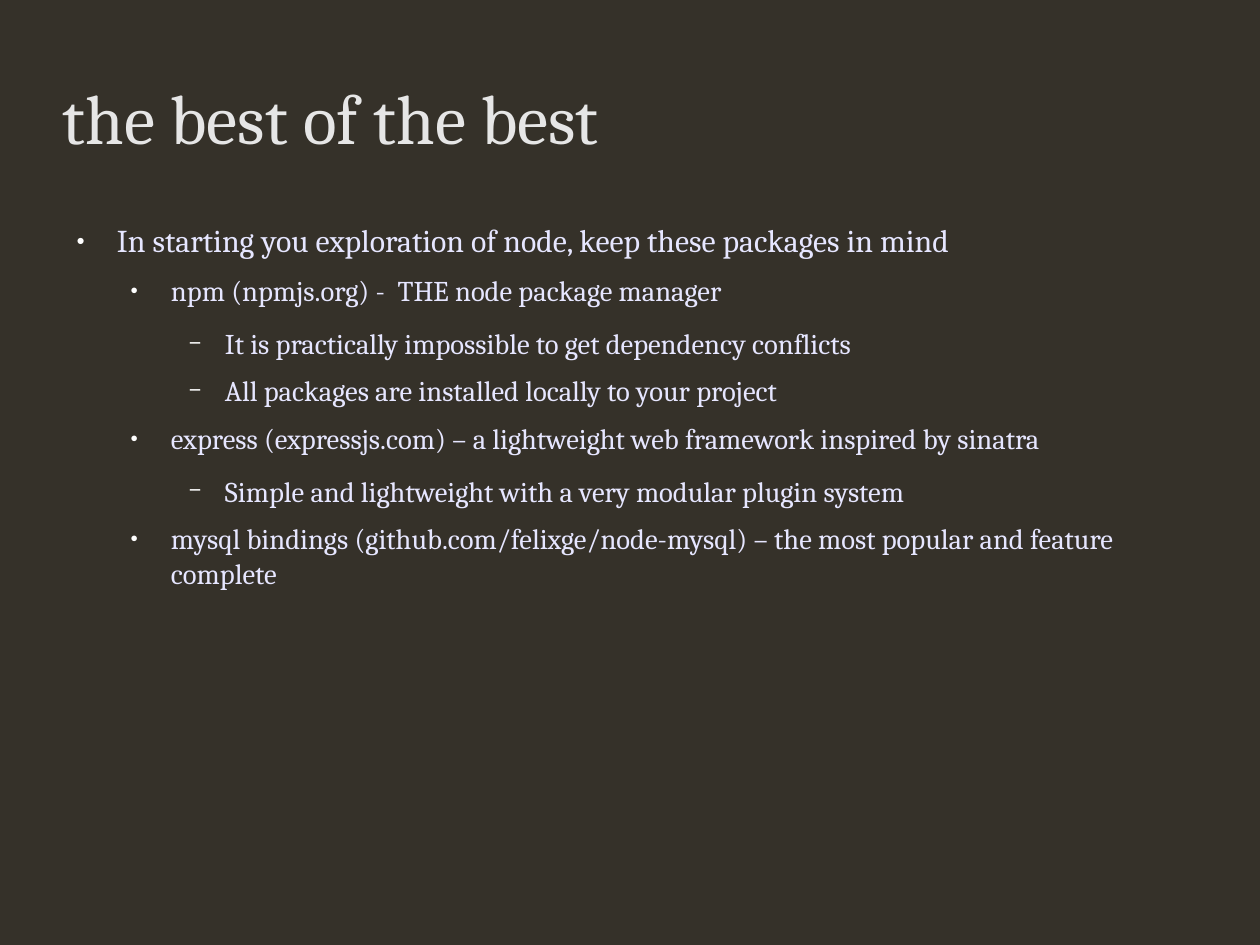
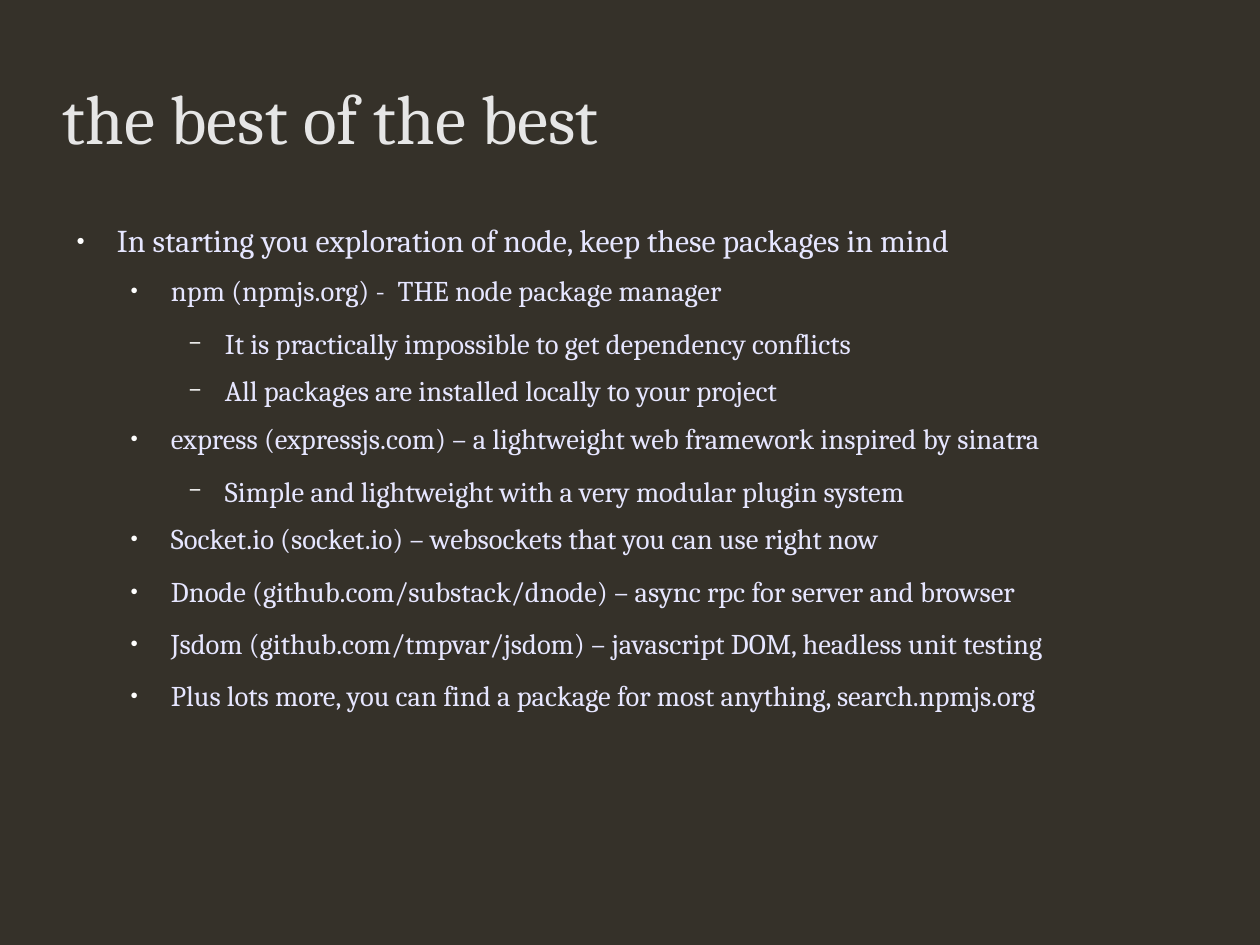
Before and after one commit to addisonj/presentation, a slide deck: slide 10 of presentation.odp. Drawn at 1260x945 pixels with LibreOffice and Linux fonts; fonts in the diff are those of the drawing; background and template pictures are left out. Boxes give left, top, right and bottom in pixels: in the first picture for what was removed or moved away, otherwise in the second. Text is boxed around its words. In the diff, an @@ line names an element or a change of style, - is before the commit and + after.

```diff
--- a/presentation.odp
+++ b/presentation.odp
@@ text at bbox=[171, 529, 1042, 713]: text changed @@
-  ● mysql bindings (github.com/felixge/node-mysql) – the most popular and feature complete
+  ● Socket.io (socket.io) – websockets that you can use right now
+  ● Dnode (github.com/substack/dnode) – async rpc for server and browser
+  ● Jsdom (github.com/tmpvar/jsdom) – javascript DOM, headless unit testing
+  ● Plus lots more, you can find a package for most anything, search.npmjs.org
```
Also in this commit, not shown: 5 other slides changed, 1 slide removed, 10 other files.
